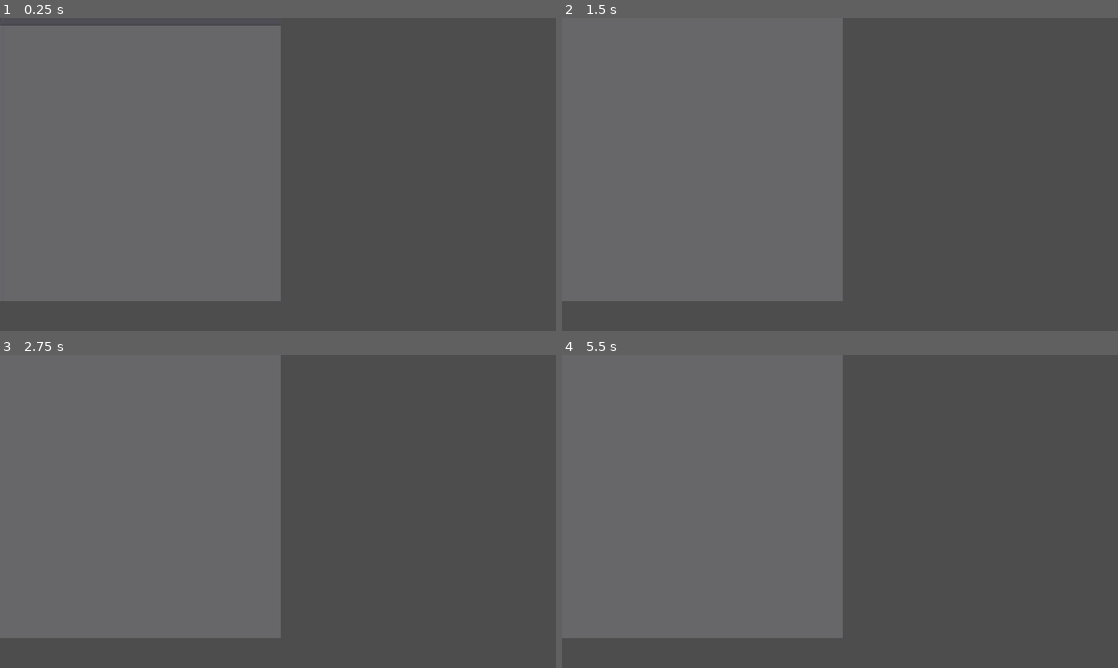
Above: before the commit, frames 1-4 (two rows, left to right).
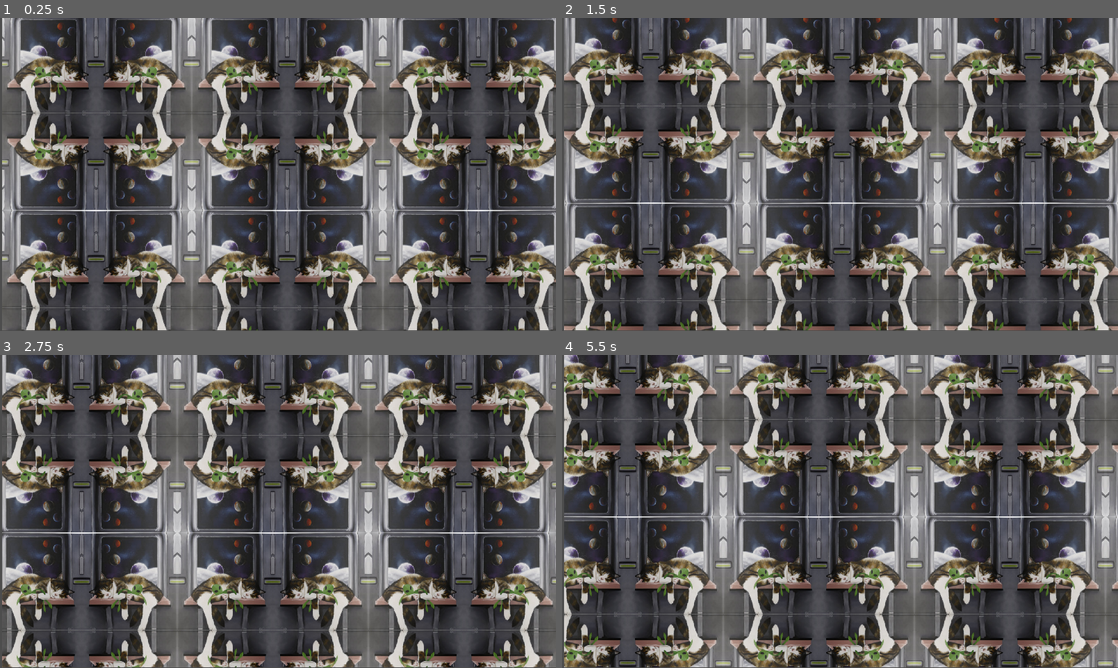
Above: after the commit, the same moments.

Repository: Seblis/Weaponized
Game: Godot game, scene res://levels/background/parallax_background.tscn
The game is run twice, just before and just after one commit, with the same random seed, the same clock (stepped at 60 frames per second) and the same inputs. The project has no main scene, so this scene is started directly.
Inputs (mouse positions are in pixels of both pictures, inside the frame that each line leads up to):
- Up to frame 1 (0.25 s): no input
- Up to frame 2 (1.5 s): move the mouse to (962, 158) at 0.52 s; hold D (move_right) 0.53-1.28 s; hold Space (fire) 0.53-1.28 s; move the mouse to (728, 190) at 1.27 s; hold S (move_down) from 1.28 s (still down); tap Space (fire) at 1.35 s
- Up to frame 3 (2.75 s): move the mouse to (333, 442) at 2.02 s; release S (move_down) at 2.03 s; hold D (move_right) from 2.03 s (still down); hold Space (fire) from 2.03 s (still down)
- Up to frame 4 (5.5 s): move the mouse to (812, 574) at 2.77 s; release D (move_right) at 2.78 s; release Space (fire) at 2.78 s; hold W (move_up) 2.78-3.53 s; tap Space (fire) at 2.85, 4.35 s; move the mouse to (1006, 558) at 3.52 s; hold Space (fire) 3.53-4.28 s; hold A (move_left) 3.53-5.03 s; move the mouse to (673, 464) at 4.27 s; move the mouse to (867, 511) at 5.02 s; hold S (move_down) from 5.03 s (still down); hold Space (fire) from 5.03 s (still down)

The runs differ from the first frame. In frame 1, 71% of the frame differs, in the area x 0-100%, y 0-100%; in frame 2, 73%; in frame 3, 74%; in frame 4, 75%.

Commit message:
Fixed texture mirroring
fixed background position,
enabled texture stretching in options

Diff:
--- a/levels/background/parallax_background.tscn
+++ b/levels/background/parallax_background.tscn
@@ -7,9 +7,9 @@
 script = ExtResource("1_kiemq")
 
 [node name="ParallaxLayer" type="ParallaxLayer" parent="."]
-motion_mirroring = Vector2(330, 336)
+position = Vector2(967, 537)
 
 [node name="Sprite2D" type="Sprite2D" parent="ParallaxLayer"]
 texture = ExtResource("2_xm7y1")
 region_enabled = true
-region_rect = Rect2(0, 0, 1280, 1280)
+region_rect = Rect2(0, 0, 1920, 1080)
--- a/project.godot
+++ b/project.godot
@@ -72,4 +72,5 @@
 [rendering]
 
 textures/canvas_textures/default_texture_filter=0
+textures/canvas_textures/default_texture_repeat=2
 renderer/rendering_method="mobile"
